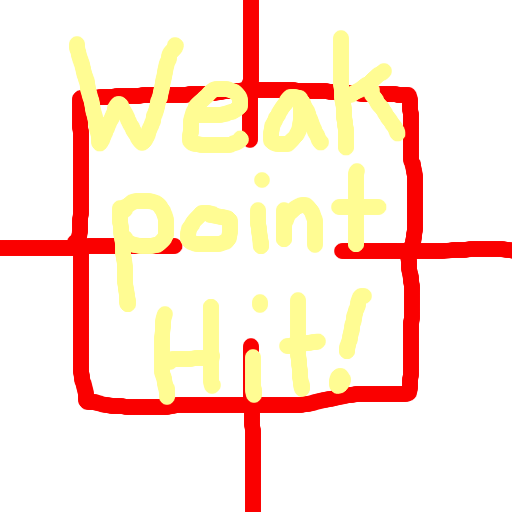
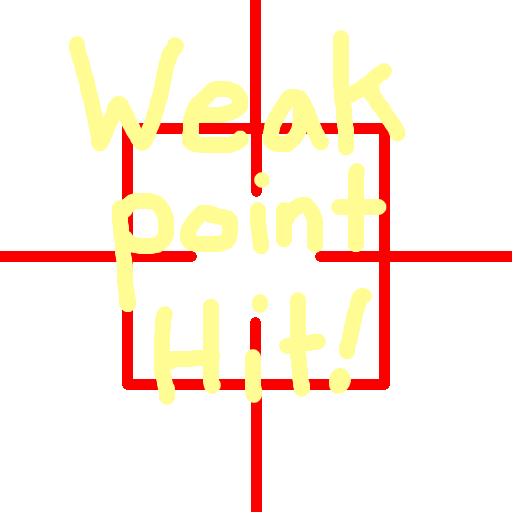
Layers edited between the first and the second 512 × 512 image:
painted on "Layer" over [0, 0, 512, 512]
